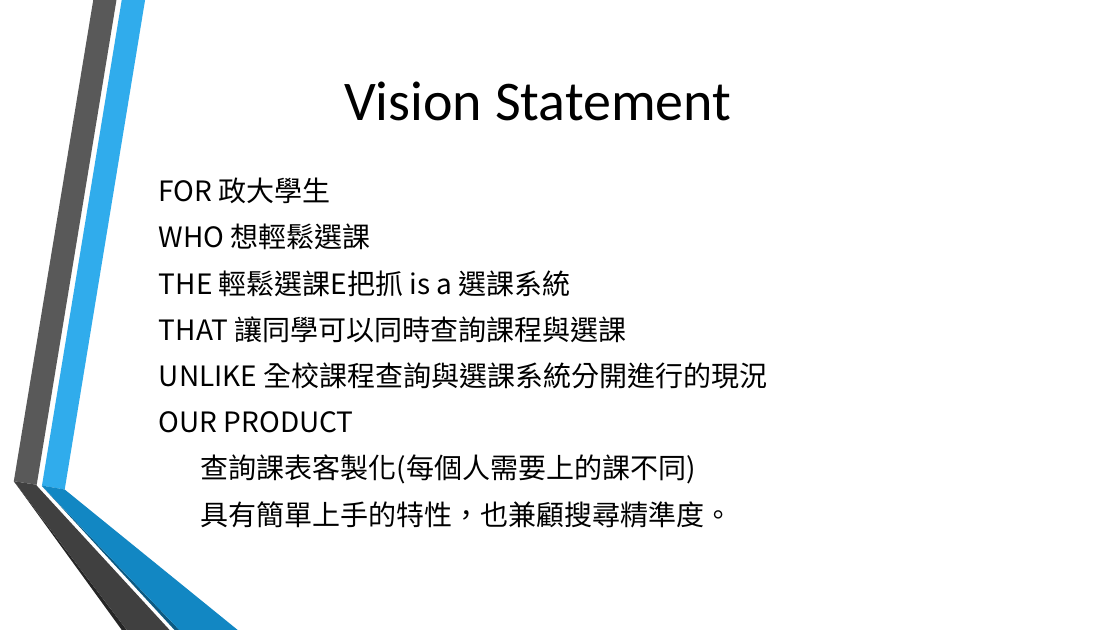
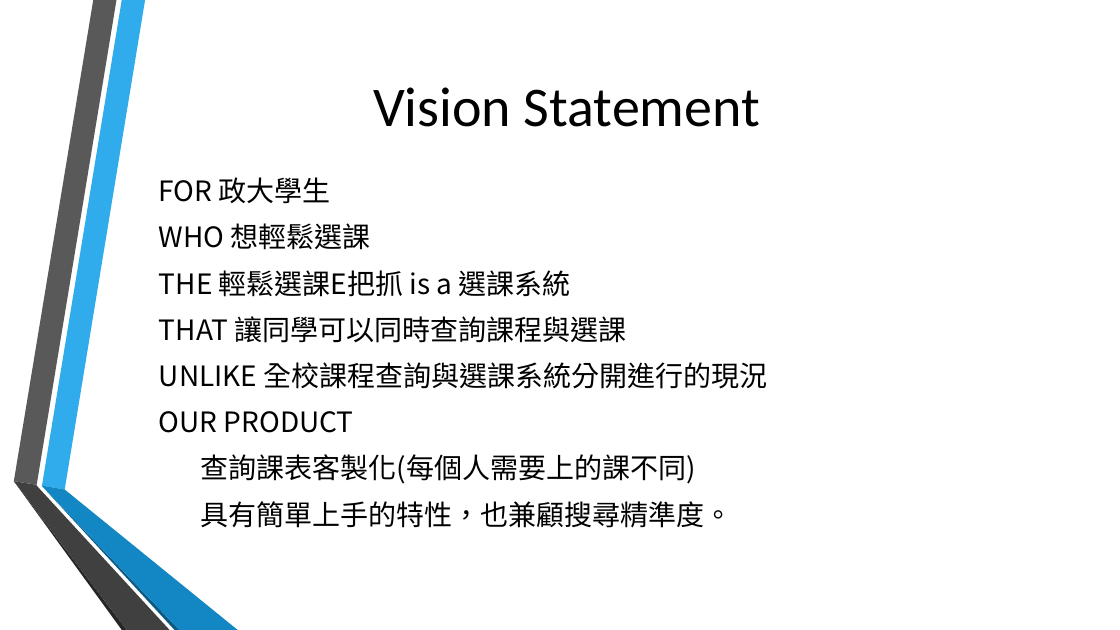
Before and after one commit to TeamTOS/courseSelecting, a slide deck: slide 4 of 期末結案.pptx. Drawn at 1120x630 pixels with LibreOffice and Linux fonts; fonts in the diff are those of the drawing; background and template pictures are left out. Boxes give left, top, right and bottom in pixels: in the first picture for what was removed or moved away, otherwise in the second. Text is boxed around its words. In the diff, an @@ line names an element or a change of style, - is before the commit and + after.

```diff
--- a/期末結案.pptx
+++ b/期末結案.pptx
@@ title "Vision Statement" moved from (x1=344, y1=81, x2=731, y2=121) to (x1=373, y1=87, x2=760, y2=127) @@
```
Also in this commit, not shown: 7 other slides changed, 8 slides added.
